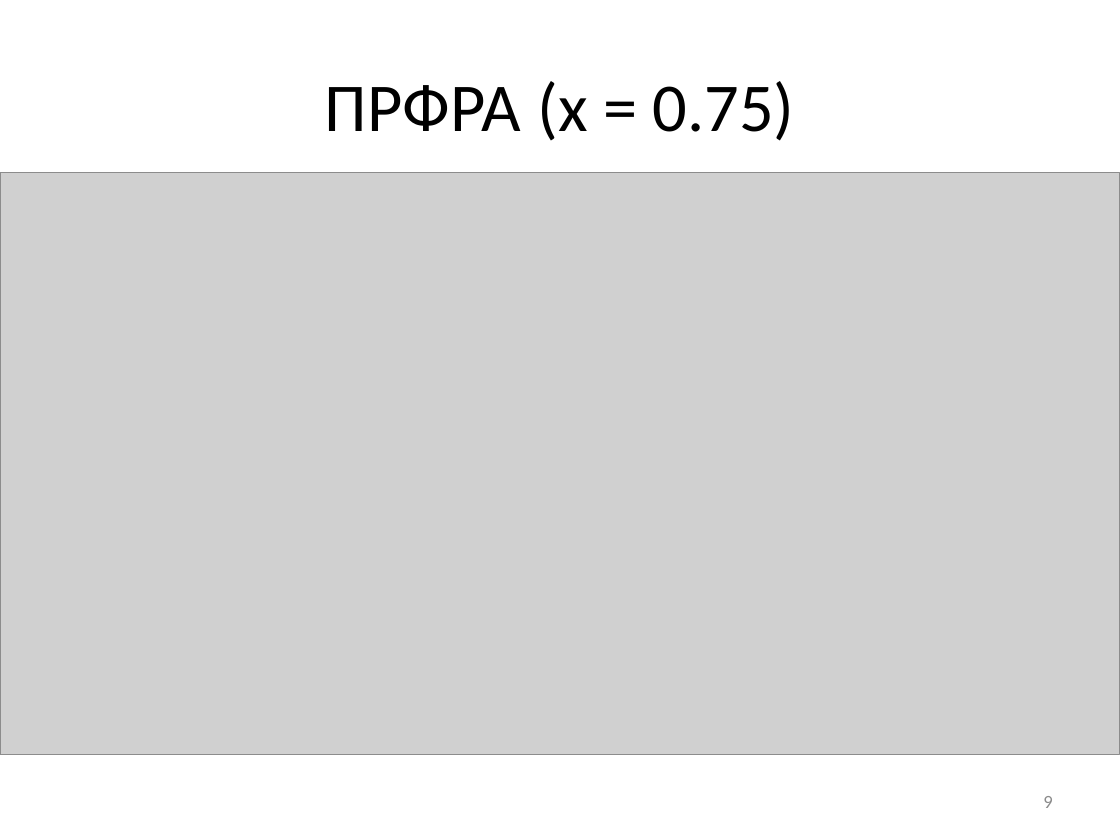
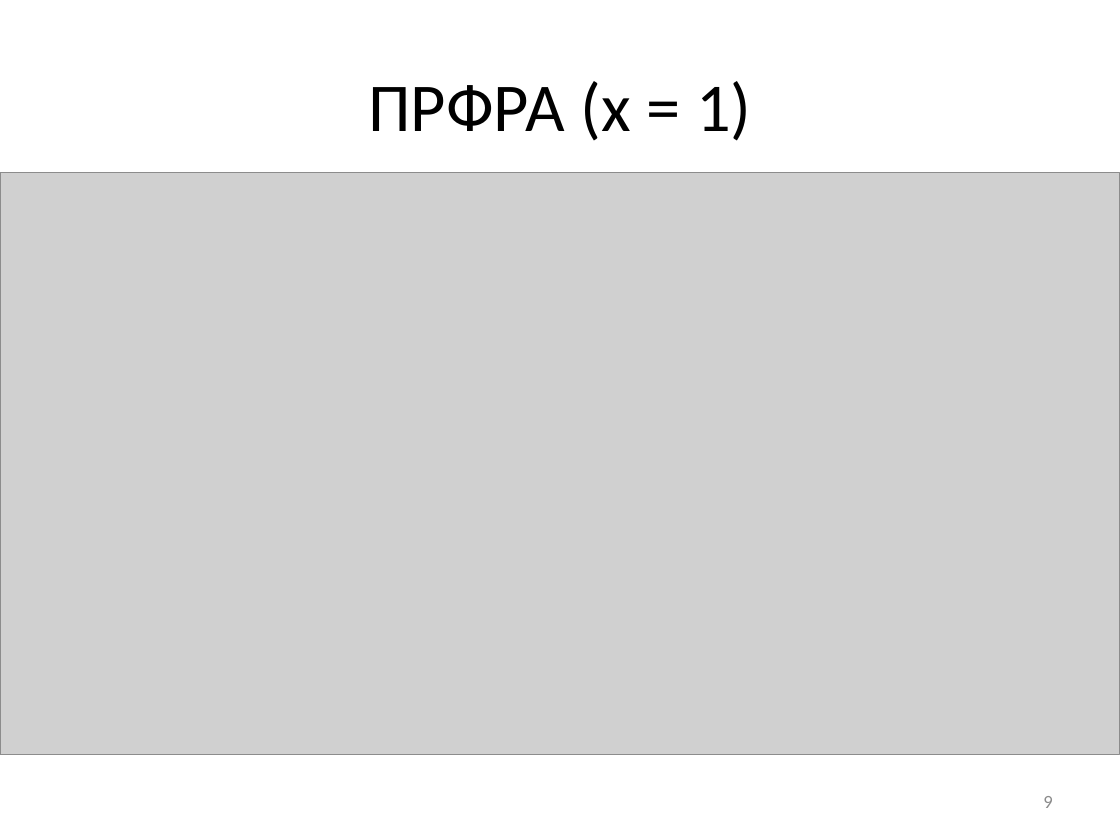
Before and after one commit to kuddai/ProjectM2, a slide deck: slide 9 of моделирование движения водорода в кристалле палладия.pptx. Drawn at 1120x840 pixels with LibreOffice and Linux fonts; fonts in the diff are those of the drawing; grey boxes stand for pictures. Boxes give left, top, right and bottom in pixels: in the first picture for what was removed or moved away, otherwise in the second. Text is boxed around its words. In the diff, an @@ line names an element or a change of style, - is before the commit and + after.

```diff
--- a/моделирование движения водорода в кристалле палладия.pptx
+++ b/моделирование движения водорода в кристалле палладия.pptx
@@ title at [368,81,751,141]: text changed @@
-ПРФРА (x = 0.75)
+ПРФРА (x = 1)
```
Also in this commit, not shown: 3 other files.
